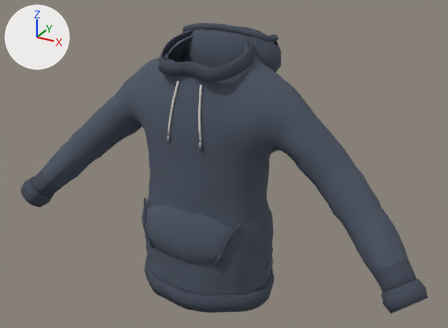
One commit to the glTF model godot/assets/wear/bluza_kaptur.glb: the scene before it, then after it.
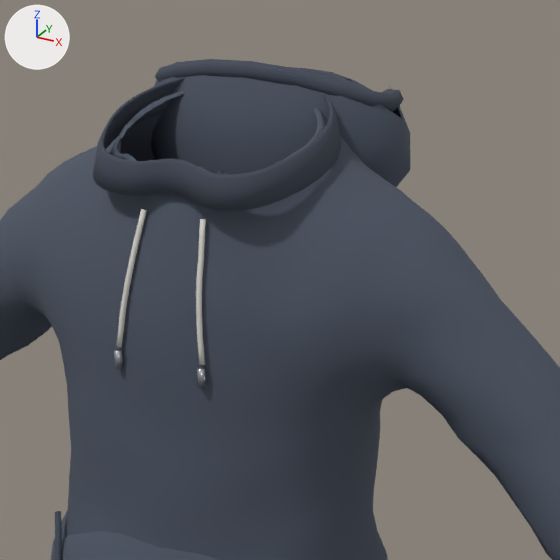
Each version is shown whole from a 50 mm lens placed at (0.836, -1.434, 1.929), pointed at (0.038, 0.017, 1.204), then close up on the part from 27% to 76% of the width and 0% to 66% of the height. Arrows for +X, +Y and +Z are at upper left; the lights stay in place. The last two pictures show the newer version. Where no turn or scale is listed for an object, it has been applied to the vertices. Vertices at exactly the same position are counted once.

Objects in the first close-up: 'bluza_kaptur'.
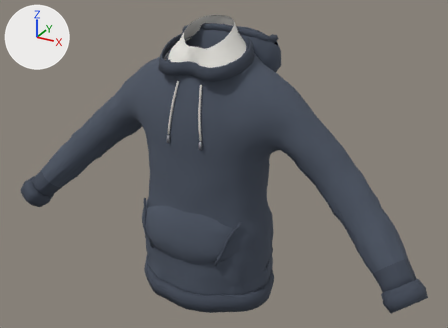
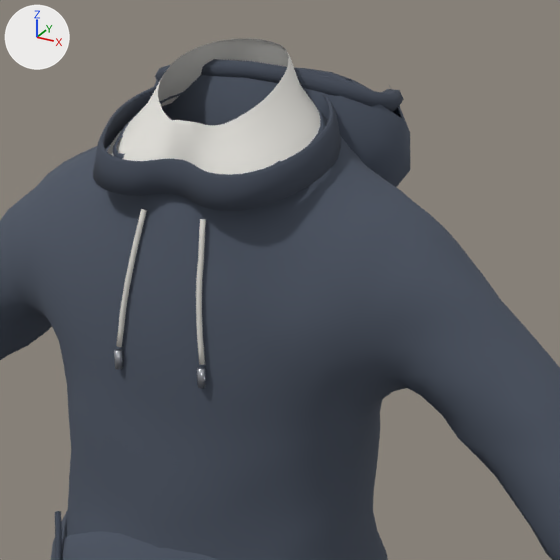
Location of each change, [x1, y1, x2, y2] in pixels of the close-ups (560 x 560 px):
'bluza_kaptur', reshaped
    before: [0, 59, 560, 560]
    after: [0, 39, 560, 560]
part 1 of me_bluza_kaptur, added
    after: [107, 39, 321, 175]

The change in detail:
Material 'dzianina_podkoszulek' (mat_dzianina_podkoszulek) is new.
Its base color is (0.782, 0.767, 0.723) (white #e5e3dd).
Its roughness is 0.9.
me_bluza_kaptur is used by ob_bluza_kaptur; location (0.0, 0.0, 0.895).
me_bluza_kaptur had 4279 vertices, 8198 faces and spanned x -0.663..0.664, y -0.187..0.192, z -0.081..0.703.
me_bluza_kaptur now has 4519 vertices, 8558 faces and spans x -0.663..0.664, y -0.187..0.192, z -0.081..0.723.
me_bluza_kaptur part 1: a new loose piece of 240 vertices spanning x -0.119..0.119, y -0.103..0.094, z 0.602..0.723, in mat_dzianina_podkoszulek (white #e5e3dd).
me_bluza_kaptur gains material mat_dzianina_podkoszulek (white #e5e3dd).
